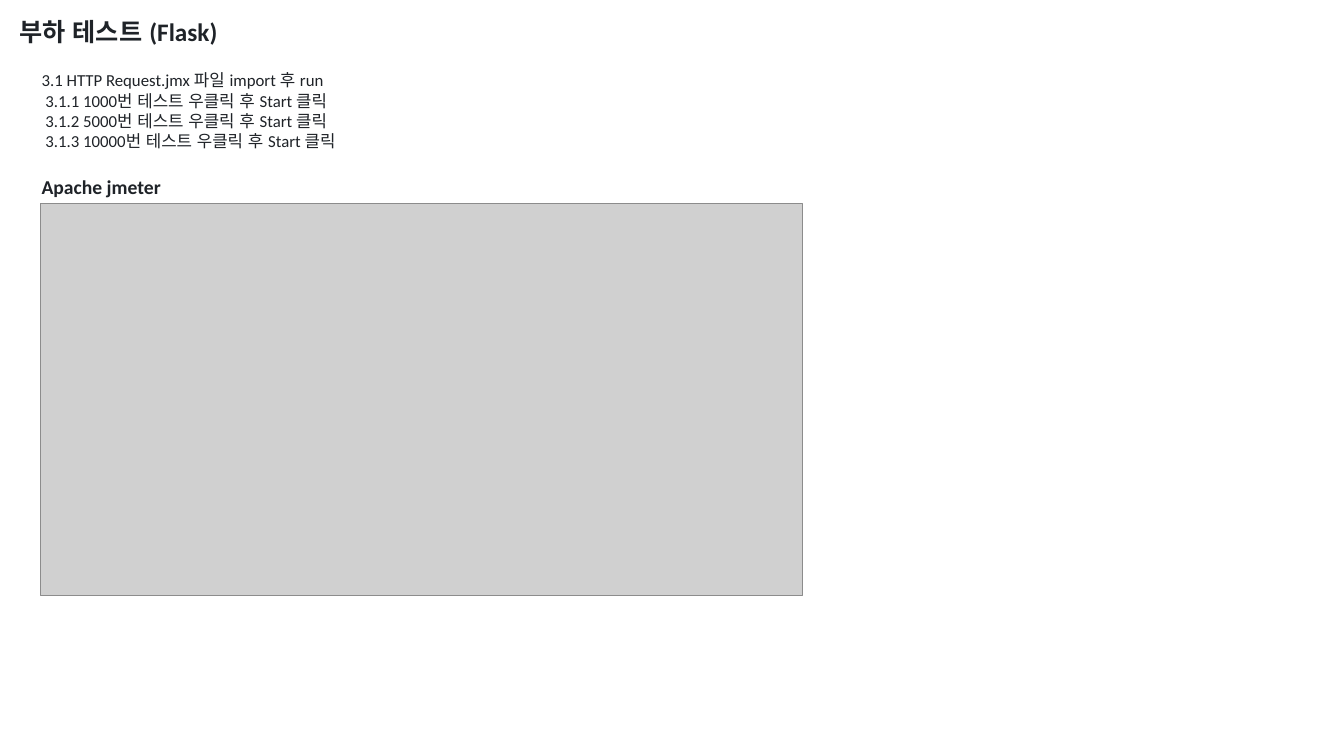
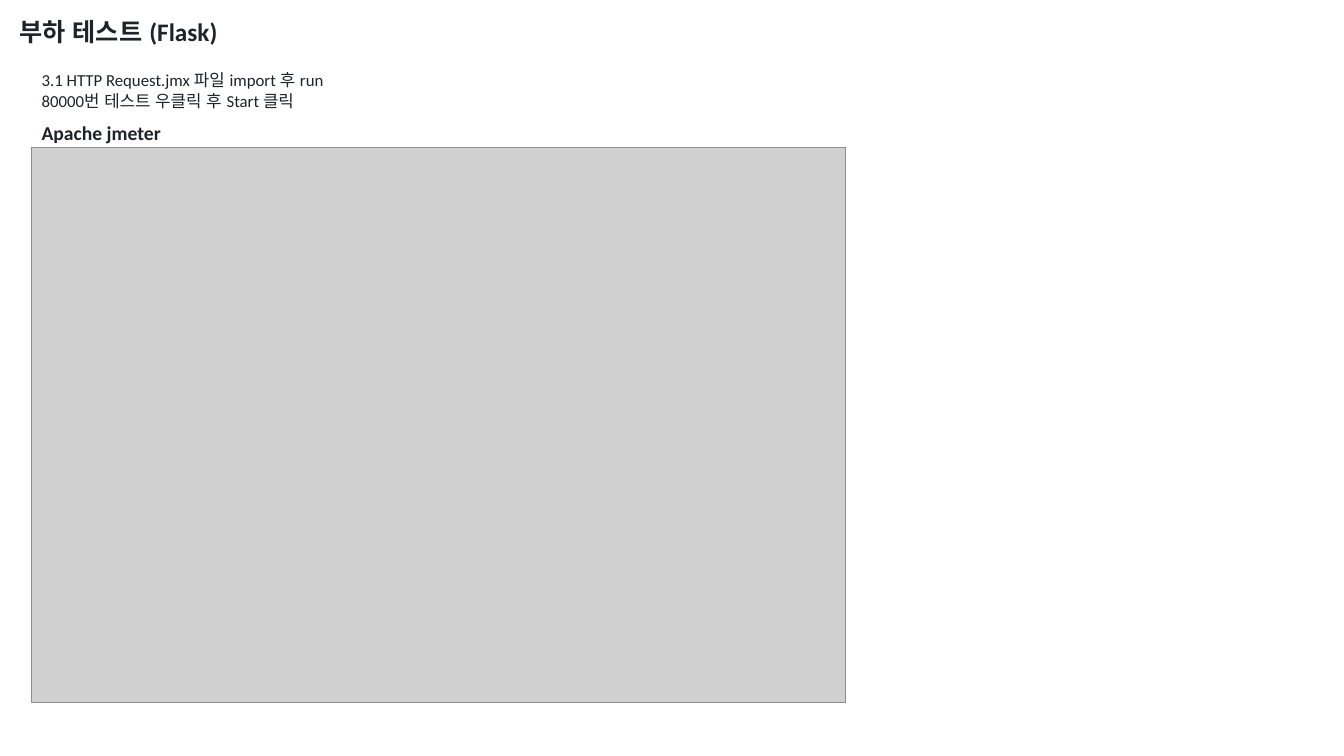
Before and after one commit to kkimsungchul/otel, a slide deck: slide 19 of otel-ppt/테스트 시나리오_v0.2.pptx (slide 16 before the commit). Drawn at 1344x756 pixels with LibreOffice and Linux fonts; fonts in the diff are those of the drawing; grey boxes stand for pictures. Boxes give left, top, right and bottom in pixels: in the first picture for what was removed or moved away, otherwise in the second. Text is boxed around its words. In the diff, an @@ line names an element or a change of style, - is before the commit and + after.

Commit message:
2024.07.04 - 테스트 시나리오 수정 중 - HTTP Request.jmx 수정 완료

```diff
--- a/otel-ppt/테스트 시나리오_v0.2.pptx
+++ b/otel-ppt/테스트 시나리오_v0.2.pptx
@@ text "Apache jmeter": place and size @@
-text "Apache jmeter" at box(42, 180, 161, 198)
+text "Apache jmeter" at box(42, 126, 161, 144)
@@ text at box(42, 93, 294, 109): text changed @@
-3.1.1 1000번 테스트 우클릭 후 Start 클릭
-3.1.2 5000번 테스트 우클릭 후 Start 클릭
-3.1.3 10000번 테스트 우클릭 후 Start 클릭
+80000번 테스트 우클릭 후 Start 클릭
@@ picture: place and size @@
-picture at box(40, 204, 804, 596)
+picture at box(31, 147, 846, 703)
```
Also in this commit, not shown: 4 other slides changed, 6 slides added, 1 other file.
